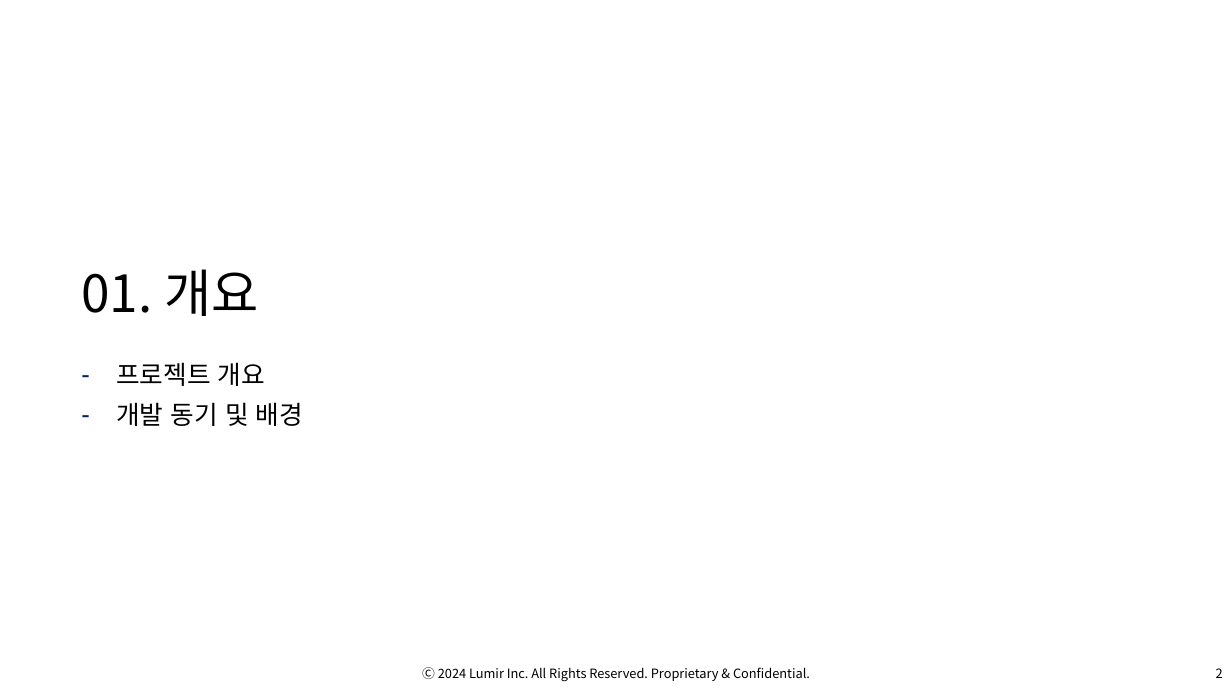
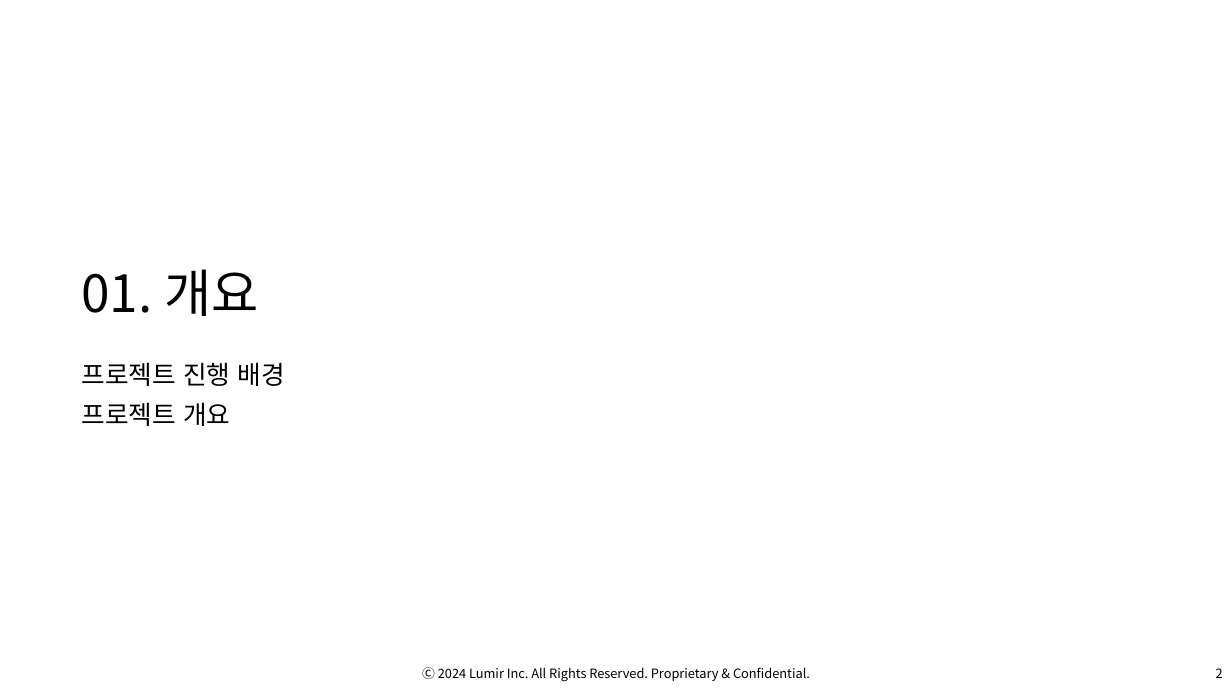
Before and after one commit to OsterRepository/OsterRepository, a slide deck: slide 3 of 기술 7부 김민수 성과 발표.pptx. Drawn at 1232x693 pixels with LibreOffice and Linux fonts; fonts in the diff are those of the drawing; background and template pictures are left out. Boxes give left, top, right and bottom in pixels: in the first picture for what was removed or moved away, otherwise in the second. Text is boxed around its words. In the diff, an @@ line names an element or a change of style, - is before the commit and + after.

```diff
--- a/기술 7부 김민수 성과 발표.pptx
+++ b/기술 7부 김민수 성과 발표.pptx
@@ text at bbox=[81, 362, 285, 386]: paragraph added @@
+프로젝트 진행 배경
@@ text at bbox=[81, 402, 230, 426]: bullet - to none @@
@@ text at bbox=[116, 402, 303, 426]: paragraph removed @@
-– 개발 동기 및 배경
```
Also in this commit, not shown: 13 other slides changed, 2 slides added, 11 slides removed.
